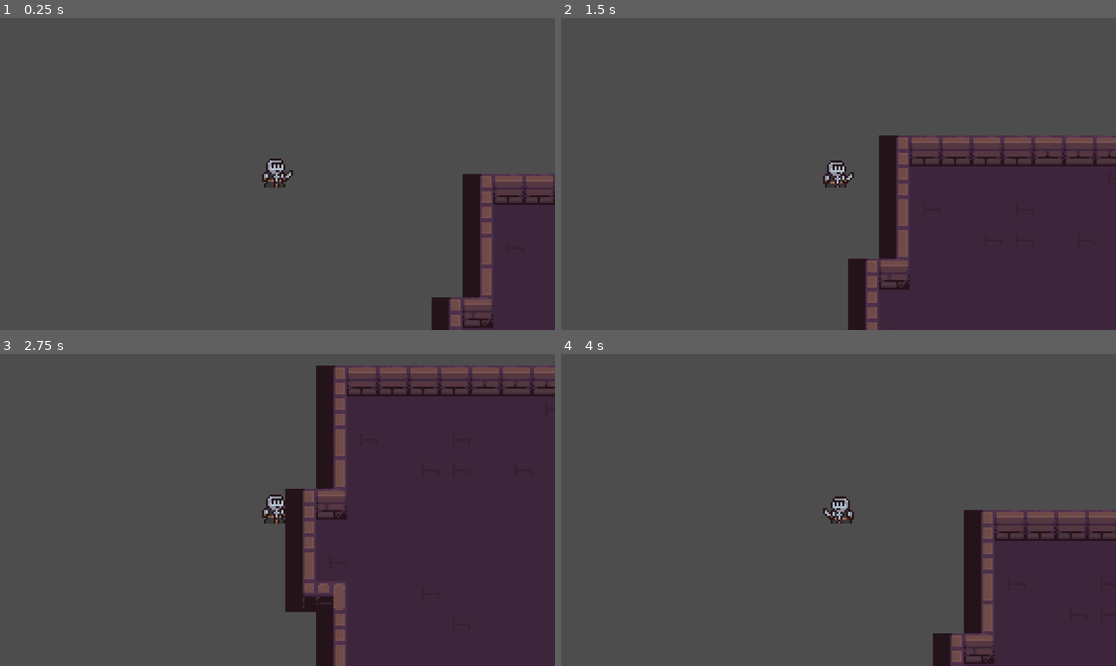
Above: before the commit, frames 1-4 (two rows, left to right).
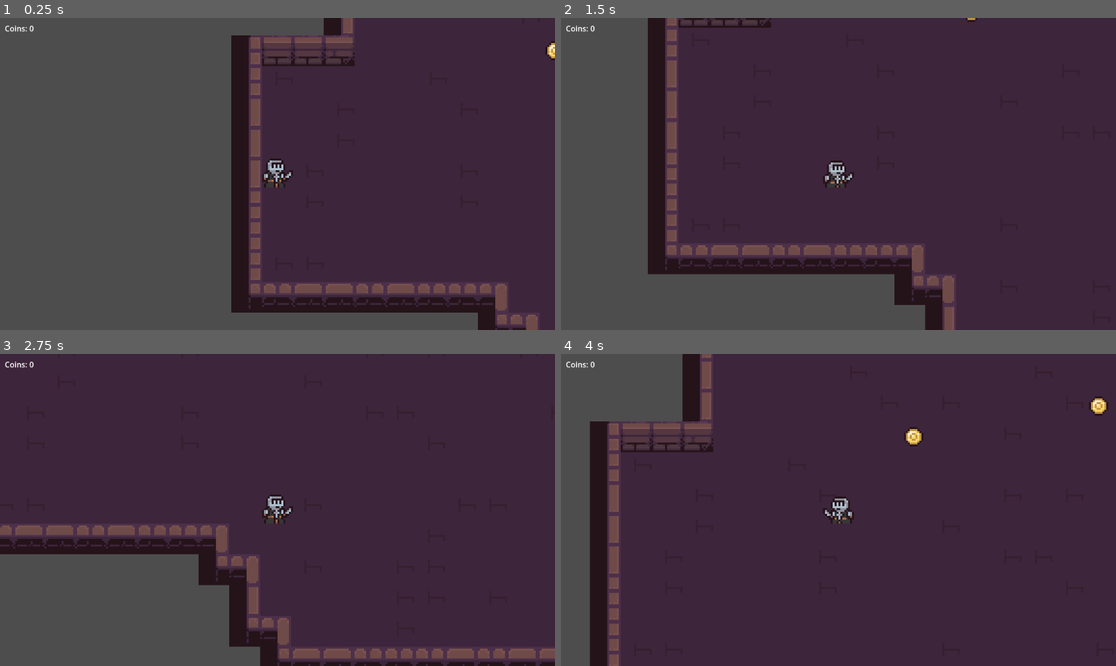
Above: after the commit, the same moments.

Repository: sharpoff/dungeon-game
Game: Godot game, scene res://scenes/world.tscn
Same seed, same stepped clock (60 frames per second), same inputs: the game is played once before the commit and once after it.
Inputs:
- Up to frame 1 (0.25 s): no input
- Up to frame 2 (1.5 s): hold D (right) 0.53-1.28 s; hold S (down) from 1.28 s (still down)
- Up to frame 3 (2.75 s): release S (down) at 2.03 s; hold D (right) from 2.03 s (still down)
- Up to frame 4 (4 s): release D (right) at 2.78 s; hold W (up) 2.78-3.53 s; hold A (left) from 3.53 s (still down)

The runs differ from the first frame. In frame 1, 49% of the frame differs, in the area x 0-100%, y 0-100%; in frame 2, 56%; in frame 3, 49%; in frame 4, 79%.

Commit message:
add level generation, level transition, coins, basic ui

Diff:
--- a/project.godot
+++ b/project.godot
@@ -10,17 +10,26 @@
 
 [application]
 
-config/name="dungeon_game"
-run/main_scene="uid://chq5f44507ndj"
+config/name="dungeon-game"
+run/main_scene="uid://de2mdl7i17wua"
 config/features=PackedStringArray("4.5", "Forward Plus")
+
+[autoload]
+
+GlobalVariables="*res://scripts/global_variables.gd"
 
 [file_customization]
 
 folder_colors={
 "res://assets/": "red",
+"res://resources/": "yellow",
 "res://scenes/": "blue",
 "res://scripts/": "green"
 }
+
+[global_group]
+
+player=""
 
 [input]
 
--- a/scenes/tileset.tres
+++ b/resources/tileset.tres
@@ -11,6 +11,7 @@
 0:0/0/terrains_peering_bit/right_side = 0
 0:0/0/terrains_peering_bit/bottom_right_corner = 0
 0:0/0/terrains_peering_bit/bottom_side = 0
+0:0/0/custom_data_1 = true
 0:1/0 = 0
 0:1/0/terrain_set = 0
 0:1/0/terrain = 0
@@ -20,6 +21,7 @@
 0:1/0/terrains_peering_bit/bottom_side = 0
 0:1/0/terrains_peering_bit/top_side = 0
 0:1/0/terrains_peering_bit/top_right_corner = 0
+0:1/0/custom_data_1 = true
 0:2/0 = 0
 0:2/0/terrain_set = 0
 0:2/0/terrain = 0
@@ -29,6 +31,7 @@
 0:2/0/terrains_peering_bit/bottom_side = 0
 0:2/0/terrains_peering_bit/top_side = 0
 0:2/0/terrains_peering_bit/top_right_corner = 0
+0:2/0/custom_data_1 = true
 0:3/0 = 0
 0:3/0/terrain_set = 0
 0:3/0/terrain = 0
@@ -38,6 +41,7 @@
 0:3/0/terrains_peering_bit/bottom_side = 0
 0:3/0/terrains_peering_bit/top_side = 0
 0:3/0/terrains_peering_bit/top_right_corner = 0
+0:3/0/custom_data_1 = true
 0:4/0 = 0
 0:4/0/terrain_set = 0
 0:4/0/terrain = 0
@@ -45,6 +49,7 @@
 0:4/0/terrains_peering_bit/right_side = 0
 0:4/0/terrains_peering_bit/top_side = 0
 0:4/0/terrains_peering_bit/top_right_corner = 0
+0:4/0/custom_data_1 = true
 1:0/0 = 0
 1:0/0/terrain_set = 0
 1:0/0/terrain = 0
@@ -54,6 +59,7 @@
 1:0/0/terrains_peering_bit/bottom_side = 0
 1:0/0/terrains_peering_bit/bottom_left_corner = 0
 1:0/0/terrains_peering_bit/left_side = 0
+1:0/0/custom_data_1 = true
 1:4/0 = 0
 1:4/0/terrain_set = 0
 1:4/0/terrain = 0
@@ -63,6 +69,7 @@
 1:4/0/terrains_peering_bit/top_left_corner = 0
 1:4/0/terrains_peering_bit/top_side = 0
 1:4/0/terrains_peering_bit/top_right_corner = 0
+1:4/0/custom_data_1 = true
 2:0/0 = 0
 2:0/0/terrain_set = 0
 2:0/0/terrain = 0
@@ -72,6 +79,7 @@
 2:0/0/terrains_peering_bit/bottom_side = 0
 2:0/0/terrains_peering_bit/bottom_left_corner = 0
 2:0/0/terrains_peering_bit/left_side = 0
+2:0/0/custom_data_1 = true
 2:4/0 = 0
 2:4/0/terrain_set = 0
 2:4/0/terrain = 0
@@ -81,6 +89,7 @@
 2:4/0/terrains_peering_bit/top_left_corner = 0
 2:4/0/terrains_peering_bit/top_side = 0
 2:4/0/terrains_peering_bit/top_right_corner = 0
+2:4/0/custom_data_1 = true
 3:0/next_alternative_id = 2
 3:0/0 = 0
 3:0/0/terrain_set = 0
@@ -93,6 +102,7 @@
 3:0/0/terrains_peering_bit/left_side = 0
 3:0/0/terrains_peering_bit/top_side = 0
 3:0/0/terrains_peering_bit/top_right_corner = 0
+3:0/0/custom_data_1 = true
 3:0/1 = 1
 3:0/1/flip_h = true
 3:0/1/terrain_set = 0
@@ -105,6 +115,7 @@
 3:0/1/terrains_peering_bit/left_side = 0
 3:0/1/terrains_peering_bit/top_left_corner = 0
 3:0/1/terrains_peering_bit/top_side = 0
+3:0/1/custom_data_1 = true
 3:4/0 = 0
 3:4/0/terrain_set = 0
 3:4/0/terrain = 0
@@ -114,6 +125,7 @@
 3:4/0/terrains_peering_bit/top_left_corner = 0
 3:4/0/terrains_peering_bit/top_side = 0
 3:4/0/terrains_peering_bit/top_right_corner = 0
+3:4/0/custom_data_1 = true
 4:0/0 = 0
 4:0/0/terrain_set = 0
 4:0/0/terrain = 0
@@ -123,6 +135,7 @@
 4:0/0/terrains_peering_bit/bottom_side = 0
 4:0/0/terrains_peering_bit/bottom_left_corner = 0
 4:0/0/terrains_peering_bit/left_side = 0
+4:0/0/custom_data_1 = true
 4:4/0 = 0
 4:4/0/terrain_set = 0
 4:4/0/terrain = 0
@@ -132,6 +145,7 @@
 4:4/0/terrains_peering_bit/top_left_corner = 0
 4:4/0/terrains_peering_bit/top_side = 0
 4:4/0/terrains_peering_bit/top_right_corner = 0
+4:4/0/custom_data_1 = true
 5:0/0 = 0
 5:0/0/terrain_set = 0
 5:0/0/terrain = 0
@@ -139,6 +153,7 @@
 5:0/0/terrains_peering_bit/bottom_side = 0
 5:0/0/terrains_peering_bit/bottom_left_corner = 0
 5:0/0/terrains_peering_bit/left_side = 0
+5:0/0/custom_data_1 = true
 5:1/0 = 0
 5:1/0/terrain_set = 0
 5:1/0/terrain = 0
@@ -148,6 +163,7 @@
 5:1/0/terrains_peering_bit/left_side = 0
 5:1/0/terrains_peering_bit/top_left_corner = 0
 5:1/0/terrains_peering_bit/top_side = 0
+5:1/0/custom_data_1 = true
 5:2/0 = 0
 5:2/0/terrain_set = 0
 5:2/0/terrain = 0
@@ -157,6 +173,7 @@
 5:2/0/terrains_peering_bit/left_side = 0
 5:2/0/terrains_peering_bit/top_left_corner = 0
 5:2/0/terrains_peering_bit/top_side = 0
+5:2/0/custom_data_1 = true
 5:3/0 = 0
 5:3/0/terrain_set = 0
 5:3/0/terrain = 0
@@ -166,6 +183,7 @@
 5:3/0/terrains_peering_bit/left_side = 0
 5:3/0/terrains_peering_bit/top_left_corner = 0
 5:3/0/terrains_peering_bit/top_side = 0
+5:3/0/custom_data_1 = true
 5:4/0 = 0
 5:4/0/terrain_set = 0
 5:4/0/terrain = 0
@@ -173,6 +191,7 @@
 5:4/0/terrains_peering_bit/left_side = 0
 5:4/0/terrains_peering_bit/top_left_corner = 0
 5:4/0/terrains_peering_bit/top_side = 0
+5:4/0/custom_data_1 = true
 4:5/0 = 0
 4:5/0/terrain_set = 0
 4:5/0/terrain = 0
@@ -184,6 +203,7 @@
 4:5/0/terrains_peering_bit/top_left_corner = 0
 4:5/0/terrains_peering_bit/top_side = 0
 4:5/0/terrains_peering_bit/top_right_corner = 0
+4:5/0/custom_data_1 = true
 5:5/0 = 0
 5:5/0/terrain_set = 0
 5:5/0/terrain = 0
@@ -195,6 +215,7 @@
 5:5/0/terrains_peering_bit/top_left_corner = 0
 5:5/0/terrains_peering_bit/top_side = 0
 5:5/0/terrains_peering_bit/top_right_corner = 0
+5:5/0/custom_data_1 = true
 2:2/0 = 0
 2:2/0/terrain_set = 0
 2:2/0/terrain = 0
@@ -207,6 +228,7 @@
 2:2/0/terrains_peering_bit/top_left_corner = 0
 2:2/0/terrains_peering_bit/top_side = 0
 2:2/0/terrains_peering_bit/top_right_corner = 0
+2:2/0/custom_data_0 = true
 3:2/0 = 0
 3:2/0/terrain_set = 0
 3:2/0/terrain = 0
@@ -218,6 +240,7 @@
 3:2/0/terrains_peering_bit/top_left_corner = 0
 3:2/0/terrains_peering_bit/top_side = 0
 3:2/0/terrains_peering_bit/top_right_corner = 0
+3:2/0/custom_data_0 = true
 8:7/0 = 0
 
 [resource]
@@ -226,4 +249,8 @@
 terrain_set_0/mode = 0
 terrain_set_0/terrain_0/name = "Room"
 terrain_set_0/terrain_0/color = Color(0.5, 0.34375, 0.25, 1)
+custom_data_layer_0/name = "ground"
+custom_data_layer_0/type = 1
+custom_data_layer_1/name = "wall"
+custom_data_layer_1/type = 1
 sources/0 = SubResource("TileSetAtlasSource_n6kfp")
--- /dev/null
+++ b/scenes/coin.tscn
@@ -0,0 +1,19 @@
+[gd_scene load_steps=4 format=3 uid="uid://dgm6o123l8bcc"]
+
+[ext_resource type="Script" uid="uid://t1fb5kl6g0h4" path="res://scripts/coin.gd" id="1_i64fm"]
+[ext_resource type="Texture2D" uid="uid://clxwk4c2rvqs1" path="res://assets/2D Pixel Dungeon Asset Pack/items and trap_animation/coin/coin_1.png" id="1_rwqht"]
+
+[sub_resource type="RectangleShape2D" id="RectangleShape2D_i64fm"]
+size = Vector2(12, 12)
+
+[node name="Coin" type="Area2D"]
+script = ExtResource("1_i64fm")
+
+[node name="CollisionShape2D" type="CollisionShape2D" parent="."]
+shape = SubResource("RectangleShape2D_i64fm")
+
+[node name="Sprite2D" type="Sprite2D" parent="."]
+z_index = 2
+texture = ExtResource("1_rwqht")
+
+[connection signal="body_entered" from="." to="." method="_on_body_entered"]
--- /dev/null
+++ b/scenes/game_manager.tscn
@@ -0,0 +1,6 @@
+[gd_scene load_steps=2 format=3 uid="uid://crprb2a1bm15g"]
+
+[ext_resource type="Script" uid="uid://cqd6we821guuu" path="res://scripts/game_manager.gd" id="1_uwrxv"]
+
+[node name="GameManager" type="Node"]
+script = ExtResource("1_uwrxv")
--- /dev/null
+++ b/scenes/level_exit.tscn
@@ -0,0 +1,20 @@
+[gd_scene load_steps=4 format=3 uid="uid://v6glxlr1n6sb"]
+
+[ext_resource type="Script" uid="uid://b2siuu6sak4h1" path="res://scripts/level_exit.gd" id="1_3xln6"]
+[ext_resource type="Texture2D" uid="uid://djsp7wwvnchpb" path="res://assets/2D Pixel Dungeon Asset Pack/character and tileset/Dungeon_Tileset.png" id="1_lpw2s"]
+
+[sub_resource type="RectangleShape2D" id="RectangleShape2D_tvabn"]
+size = Vector2(16, 16)
+
+[node name="LevelExit" type="Area2D"]
+script = ExtResource("1_3xln6")
+
+[node name="CollisionShape2D" type="CollisionShape2D" parent="."]
+shape = SubResource("RectangleShape2D_tvabn")
+
+[node name="Sprite2D" type="Sprite2D" parent="."]
+texture = ExtResource("1_lpw2s")
+region_enabled = true
+region_rect = Rect2(128, 48, 16, 16)
+
+[connection signal="body_entered" from="." to="." method="_on_body_entered"]
--- a/scenes/map_generator.tscn
+++ b/scenes/map_generator.tscn
@@ -1,10 +1,6 @@
-[gd_scene load_steps=3 format=3 uid="uid://d06r13fjo0tjf"]
+[gd_scene load_steps=2 format=3 uid="uid://d06r13fjo0tjf"]
 
 [ext_resource type="Script" uid="uid://bps8dqij7voj" path="res://scripts/map_generator.gd" id="1_qw5ad"]
-[ext_resource type="TileSet" uid="uid://e8fbk8on8ay2" path="res://scenes/tileset.tres" id="2_g3i74"]
 
 [node name="MapGenerator" type="Node"]
 script = ExtResource("1_qw5ad")
-
-[node name="TileMap" type="TileMapLayer" parent="."]
-tile_set = ExtResource("2_g3i74")
--- a/scenes/player.tscn
+++ b/scenes/player.tscn
@@ -45,7 +45,7 @@
 "speed": 5.0
 }]
 
-[node name="Player" type="CharacterBody2D"]
+[node name="Player" type="CharacterBody2D" groups=["player"]]
 script = ExtResource("1_3vyb7")
 
 [node name="CollisionShape2D" type="CollisionShape2D" parent="."]
@@ -53,6 +53,7 @@
 shape = SubResource("RectangleShape2D_ur7pv")
 
 [node name="AnimatedSprite2D" type="AnimatedSprite2D" parent="."]
+z_index = 3
 sprite_frames = SubResource("SpriteFrames_f1ej7")
 animation = &"idle"
 autoplay = "idle"
--- /dev/null
+++ b/scenes/ui/exit_play_buttons_ui.tscn
@@ -0,0 +1,18 @@
+[gd_scene load_steps=2 format=3 uid="uid://b1b12m6kvj4e7"]
+
+[ext_resource type="Script" uid="uid://qsnew3mc5xny" path="res://scripts/ui/exit_play_buttons_ui.gd" id="1_se0di"]
+
+[node name="ExitPlayButtonsUi" type="HBoxContainer"]
+alignment = 1
+script = ExtResource("1_se0di")
+
+[node name="Play" type="Button" parent="."]
+layout_mode = 2
+text = "Play again"
+
+[node name="Exit" type="Button" parent="."]
+layout_mode = 2
+text = "Exit"
+
+[connection signal="pressed" from="Play" to="." method="_on_play_pressed"]
+[connection signal="pressed" from="Exit" to="." method="_on_exit_pressed"]
--- a/scenes/world.tscn
+++ b/scenes/world.tscn
@@ -1,11 +1,149 @@
-[gd_scene load_steps=3 format=3 uid="uid://chq5f44507ndj"]
+[gd_scene load_steps=6 format=3 uid="uid://de2mdl7i17wua"]
 
-[ext_resource type="PackedScene" uid="uid://b2krvs07x6giu" path="res://scenes/player.tscn" id="3_4wyf3"]
+[ext_resource type="PackedScene" uid="uid://crprb2a1bm15g" path="res://scenes/game_manager.tscn" id="1_rwgxs"]
+[ext_resource type="TileSet" uid="uid://e8fbk8on8ay2" path="res://resources/tileset.tres" id="3_4wyf3"]
+[ext_resource type="PackedScene" uid="uid://b2krvs07x6giu" path="res://scenes/player.tscn" id="4_71j4m"]
 [ext_resource type="PackedScene" uid="uid://d06r13fjo0tjf" path="res://scenes/map_generator.tscn" id="4_k0juu"]
+[ext_resource type="PackedScene" uid="uid://b1b12m6kvj4e7" path="res://scenes/ui/exit_play_buttons_ui.tscn" id="5_71j4m"]
 
 [node name="World" type="Node"]
 
-[node name="Player" parent="." instance=ExtResource("3_4wyf3")]
+[node name="MapGenerator" parent="." node_paths=PackedStringArray("tile_map", "game_manager") instance=ExtResource("4_k0juu")]
+tile_map = NodePath("../TileMapLayer")
+game_manager = NodePath("../GameManager")
+map_size = Vector2i(40, 20)
+room_min_size = 8
+room_max_size = 11
+room_gen_iterations = 50
+
+[node name="GameManager" parent="." node_paths=PackedStringArray("world", "player", "map_generator", "coins_count_label", "general_ui", "win_ui", "lose_ui") instance=ExtResource("1_rwgxs")]
+world = NodePath("..")
+player = NodePath("../Player")
+map_generator = NodePath("../MapGenerator")
+coins_count_label = NodePath("../UI/General/MarginContainer/VBoxContainer/CoinsCount")
+general_ui = NodePath("../UI/General")
+win_ui = NodePath("../UI/Win")
+lose_ui = NodePath("../UI/Lose")
+
+[node name="TileMapLayer" type="TileMapLayer" parent="."]
+tile_set = ExtResource("3_4wyf3")
+
+[node name="Player" parent="." instance=ExtResource("4_71j4m")]
+visible = false
 collision_mask = 7
 
-[node name="MapGenerator" parent="." instance=ExtResource("4_k0juu")]
+[node name="UI" type="CanvasLayer" parent="."]
+
+[node name="General" type="Control" parent="UI"]
+layout_mode = 3
+anchors_preset = 15
+anchor_right = 1.0
+anchor_bottom = 1.0
+grow_horizontal = 2
+grow_vertical = 2
+
+[node name="MarginContainer" type="MarginContainer" parent="UI/General"]
+layout_mode = 1
+anchors_preset = 15
+anchor_right = 1.0
+anchor_bottom = 1.0
+grow_horizontal = 2
+grow_vertical = 2
+theme_override_constants/margin_left = 10
+theme_override_constants/margin_top = 10
+theme_override_constants/margin_right = 10
+theme_override_constants/margin_bottom = 10
+
+[node name="VBoxContainer" type="VBoxContainer" parent="UI/General/MarginContainer"]
+layout_mode = 2
+
+[node name="CoinsCount" type="Label" parent="UI/General/MarginContainer/VBoxContainer"]
+layout_mode = 2
+text = "Coins: 0"
+
+[node name="Win" type="Control" parent="UI"]
+visible = false
+layout_mode = 3
+anchors_preset = 15
+anchor_right = 1.0
+anchor_bottom = 1.0
+grow_horizontal = 2
+grow_vertical = 2
+
+[node name="ColorRect" type="ColorRect" parent="UI/Win"]
+layout_mode = 1
+anchors_preset = 15
+anchor_right = 1.0
+anchor_bottom = 1.0
+grow_horizontal = 2
+grow_vertical = 2
+color = Color(0.13682577, 0.13682574, 0.13682571, 0.3647059)
+
+[node name="MarginContainer" type="MarginContainer" parent="UI/Win"]
+layout_mode = 1
+anchors_preset = 15
+anchor_right = 1.0
+anchor_bottom = 1.0
+grow_horizontal = 2
+grow_vertical = 2
+theme_override_constants/margin_left = 10
+theme_override_constants/margin_top = 10
+theme_override_constants/margin_right = 10
+theme_override_constants/margin_bottom = 10
+
+[node name="VBoxContainer" type="VBoxContainer" parent="UI/Win/MarginContainer"]
+layout_mode = 2
+alignment = 1
+
+[node name="WinLabel" type="Label" parent="UI/Win/MarginContainer/VBoxContainer"]
+layout_mode = 2
+text = "Congratulations!
+You win!"
+horizontal_alignment = 1
+
+[node name="HBoxContainer" parent="UI/Win/MarginContainer/VBoxContainer" node_paths=PackedStringArray("game_manager") instance=ExtResource("5_71j4m")]
+layout_mode = 2
+game_manager = NodePath("../../../../../GameManager")
+
+[node name="Lose" type="Control" parent="UI"]
+visible = false
+layout_mode = 3
+anchors_preset = 15
+anchor_right = 1.0
+anchor_bottom = 1.0
+grow_horizontal = 2
+grow_vertical = 2
+
+[node name="ColorRect" type="ColorRect" parent="UI/Lose"]
+layout_mode = 1
+anchors_preset = 15
+anchor_right = 1.0
+anchor_bottom = 1.0
+grow_horizontal = 2
+grow_vertical = 2
+color = Color(0.13682577, 0.13682574, 0.13682571, 0.3647059)
+
+[node name="MarginContainer" type="MarginContainer" parent="UI/Lose"]
+layout_mode = 1
+anchors_preset = 15
+anchor_right = 1.0
+anchor_bottom = 1.0
+grow_horizontal = 2
+grow_vertical = 2
+theme_override_constants/margin_left = 10
+theme_override_constants/margin_top = 10
+theme_override_constants/margin_right = 10
+theme_override_constants/margin_bottom = 10
+
+[node name="VBoxContainer" type="VBoxContainer" parent="UI/Lose/MarginContainer"]
+layout_mode = 2
+alignment = 1
+
+[node name="LoseLabel" type="Label" parent="UI/Lose/MarginContainer/VBoxContainer"]
+layout_mode = 2
+text = "Game over"
+horizontal_alignment = 1
+
+[node name="HBoxContainer" parent="UI/Lose/MarginContainer/VBoxContainer" node_paths=PackedStringArray("game_manager") instance=ExtResource("5_71j4m")]
+layout_mode = 2
+game_manager = NodePath("../../../../../GameManager")
--- /dev/null
+++ b/scripts/coin.gd
@@ -0,0 +1,9 @@
+extends Area2D
+class_name Coin
+
+@export var game_manager: GameManager
+
+func _on_body_entered(body: Node2D) -> void:
+	if body.is_in_group("player"):
+		game_manager.increase_coins()
+		queue_free()
--- /dev/null
+++ b/scripts/game_manager.gd
@@ -0,0 +1,77 @@
+extends Node
+class_name GameManager
+
+@export var world: Node
+@export var player: Player
+@export var map_generator: MapGenerator
+
+@export var coins_count_label: Label
+@export var general_ui: Control
+@export var win_ui: Control
+@export var lose_ui: Control
+
+@onready var _coin_res = preload("res://scenes/coin.tscn")
+@onready var _level_exit_res = preload("res://scenes/level_exit.tscn")
+
+var _coins: int = 0
+
+func _ready() -> void:
+	start_game()
+
+func start_game() -> void:
+	map_generator.clear_map()
+	map_generator.generate_map()
+
+	# wait for deffered generation to complete
+	await get_tree().process_frame
+
+	player.show()
+	player.process_mode = Node.PROCESS_MODE_ALWAYS
+
+	general_ui.show()
+	win_ui.hide()
+	lose_ui.hide()
+
+	_coins = 0
+	coins_count_label.text = "Coins: " + str(_coins)
+
+func end_game() -> void:
+	player.process_mode = Node.PROCESS_MODE_DISABLED
+	general_ui.hide()
+	if player.is_alive: # lose
+		win_ui.hide()
+		lose_ui.show()
+	elif _coins == GlobalVariables.coins_to_win: # win
+		win_ui.show()
+		lose_ui.hide()
+	else: # error
+		print_debug("end_game error")
+
+func exit() -> void:
+	get_tree().quit()
+
+func change_level() -> void:
+	map_generator.clear_map()
+	map_generator.generate_map()
+
+func increase_coins() -> void:
+	_coins += 1
+	coins_count_label.text = "Coins: " + str(_coins)
+
+	if _coins >= GlobalVariables.coins_to_win:
+		end_game()
+
+func get_player() -> CharacterBody2D:
+	return player
+
+func create_coin(pos: Vector2i) -> void:
+	var coin: Coin = _coin_res.instantiate()
+	coin.game_manager = self
+	coin.position = pos
+	world.add_child.call_deferred(coin)
+
+func create_level_exit(pos: Vector2i) -> void:
+	var level_exit: LevelExit = _level_exit_res.instantiate()
+	level_exit.game_manager = self
+	level_exit.position = pos
+	world.add_child.call_deferred(level_exit)
--- /dev/null
+++ b/scripts/global_variables.gd
@@ -0,0 +1,5 @@
+extends Node
+
+const coin_spawn_chance = 0.01
+const per_level_coins = 5
+const coins_to_win = 5
--- /dev/null
+++ b/scripts/level_exit.gd
@@ -0,0 +1,8 @@
+extends Area2D
+class_name LevelExit
+
+@export var game_manager: GameManager
+
+func _on_body_entered(body: Node2D) -> void:
+	if body.is_in_group("player"):
+		game_manager.change_level()
--- a/scripts/map_generator.gd
+++ b/scripts/map_generator.gd
@@ -1,29 +1,44 @@
-# Algorithm is based on https://journal.stuffwithstuff.com/2014/12/21/rooms-and-mazes/
-
 extends Node
 class_name MapGenerator
 
-const ROOM_TERRAIN_SET: int = 0
-const ROOM_TERRAIN: int = 0
+@export var tile_map: TileMapLayer
+@export var game_manager: GameManager
 
-@onready var tile_map: TileMapLayer = $TileMap
+@export var map_size: Vector2i = Vector2i(40, 40)
+@export_range(0, 100, 3) var room_min_size: int = 5
+@export_range(0, 100, 3) var room_max_size: int = 8
+@export_range(0, 100) var room_gen_iterations: int = 30 # how many times to try to generate a room
+
+@export_range(0, 100) var ROOM_TERRAIN_SET: int = 0
+@export_range(0, 100) var ROOM_TERRAIN: int = 0
+
 @onready var tile_size: Vector2i = tile_map.tile_set.tile_size
+var rng = RandomNumberGenerator.new()
 
-@export var map_size: Vector2i = Vector2i(20, 20)
-@export var room_min_size: int = 3
-@export var room_max_size: int = 5
-@export var room_gen_iterations: int = 10 # how many times to try to generate a room
+func clear_map() -> void:
+	tile_map.clear()
 
-func _ready() -> void:
-	generate_map()
+# Algorithm is based on https://github.com/munificent/hauberk/blob/db360d9efa714efb6d937c31953ef849c7394a39/lib/src/content/dungeon.dart
+func generate_map() -> void:
+	_generate_rooms()
+	_place_coins()
 
-func generate_map() -> void:
-	var rng = RandomNumberGenerator.new()
+	var max_cell: Vector2i = _find_max_cell()
+	var min_cell: Vector2i = _find_min_cell()
+	var right_middle_cell = Vector2i(max_cell.x, _find_middle_y(max_cell.x))
+	var left_middle_cell = Vector2i(min_cell.x, _find_middle_y(min_cell.x))
+
+	var level_exit_position = _get_cell_global_position(right_middle_cell)
+	var spawn_position = _get_cell_global_position(left_middle_cell)
+	game_manager.create_level_exit(level_exit_position)
+	game_manager.get_player().position = spawn_position
+
+func _generate_rooms() -> void:
+	var cells: Array[Vector2i] = []
 	var rooms: Array[Rect2i] = []
-	var cells: Array[Vector2i] = []
 
-	for iter in range(room_gen_iterations):
-		var size = rng.randi_range(room_min_size, room_min_size + room_max_size)
+	for iteration in range(room_gen_iterations):
+		var size = rng.randi_range(room_min_size, room_max_size)
 		var width = size
 		var height = size
 
@@ -37,15 +52,18 @@
 		var y = rng.randi_range(0, map_size.y - height)
 
 		var new_room: Rect2i = Rect2i(x, y, width, height)
+		# leave some space for overlap checks
+		var new_room_padded = _get_rect_padded(new_room, 1)
 
 		# check rooms overlap
-		var overlaps: bool = false
+		var skip: bool = false
 		for room in rooms:
-			if new_room.encloses(room):
-				overlaps = true
+			if !new_room_padded.intersects(room):
+				# no intersection - skip adding room
+				skip = true
 				break
 
-		if overlaps:
+		if skip:
 			continue
 
 		rooms.append(new_room)
@@ -55,4 +73,69 @@
 			for j in range(new_room.position.y, new_room.position.y + new_room.size.y):
 				cells.append(Vector2i(i, j))
 
+	_set_terrain_cells(cells)
+
+func _find_max_cell() -> Vector2i:
+	var max_cell: Vector2 = Vector2(-INF, -INF)
+	for cell in tile_map.get_used_cells():
+		if _is_tile_ground(cell):
+			max_cell.x = max(max_cell.x, cell.x)
+			max_cell.y = max(max_cell.y, cell.y)
+
+	return max_cell
+
+func _find_min_cell() -> Vector2i:
+	var min_cell: Vector2 = Vector2(INF, INF)
+	for cell in tile_map.get_used_cells():
+		if _is_tile_ground(cell):
+			min_cell.x = min(min_cell.x, cell.x)
+			min_cell.y = min(min_cell.y, cell.y)
+
+	return min_cell
+
+func _find_middle_y(x: int) -> int:
+	var max_y: float = -INF
+	var min_y: float = INF
+	for cell in tile_map.get_used_cells():
+		if cell.x == x and _is_tile_ground(cell):
+			min_y = min(min_y, cell.y)
+			max_y = max(max_y, cell.y)
+
+	return int(floor(min_y + (max_y - min_y) / 2.0))
+
+# randomly place coins on ground tiles
+func _place_coins() -> void:
+	var spawned_coins = 0
+
+	while spawned_coins < GlobalVariables.per_level_coins:
+		for tile_map_cell in tile_map.get_used_cells():
+			if spawned_coins >= GlobalVariables.per_level_coins:
+				break
+			if _is_tile_ground(tile_map_cell):
+				if randf() < GlobalVariables.coin_spawn_chance:
+					var global_tile_center = tile_map_cell * tile_size + tile_size / 2
+					game_manager.create_coin(global_tile_center)
+					spawned_coins += 1
+
+func _is_tile_ground(tile_pos: Vector2i) -> bool:
+	var tile_data = tile_map.get_cell_tile_data(tile_pos)
+	if tile_data:
+		return tile_data.get_custom_data("ground")
+	return false
+
+func _is_tile_empty(tile_pos: Vector2i) -> bool:
+	return tile_map.get_cell_source_id(tile_pos) == -1
+
+func _get_rect_padded(rect: Rect2i, padding: int) -> Rect2i:
+	var padded_rect = rect
+	padded_rect.position.x -= padding
+	padded_rect.position.y -= padding
+	padded_rect.size.x += padding
+	padded_rect.size.y += padding
+	return padded_rect
+
+func _set_terrain_cells(cells: Array[Vector2i]) -> void:
 	tile_map.set_cells_terrain_connect(cells, ROOM_TERRAIN_SET, ROOM_TERRAIN)
+
+func _get_cell_global_position(cell: Vector2i) -> Vector2i:
+	return cell * tile_size + tile_size / 2
--- a/scripts/player.gd
+++ b/scripts/player.gd
@@ -1,7 +1,10 @@
 extends CharacterBody2D
+class_name Player
 
 const SPEED = 100.0
 @onready var animated_sprite: AnimatedSprite2D = $AnimatedSprite2D
+
+var is_alive: bool = true
 
 func _unhandled_input(_event: InputEvent) -> void:
 	if Input.is_action_just_pressed("exit"):
--- /dev/null
+++ b/scripts/ui/exit_play_buttons_ui.gd
@@ -0,0 +1,9 @@
+extends HBoxContainer
+
+@export var game_manager: GameManager
+
+func _on_play_pressed() -> void:
+	game_manager.start_game()
+
+func _on_exit_pressed() -> void:
+	game_manager.exit()
Not shown, added: scripts/coin.gd.uid
Not shown, added: scripts/game_manager.gd.uid
Not shown, added: scripts/global_variables.gd.uid
Not shown, added: scripts/level_exit.gd.uid
Not shown, added: scripts/ui/exit_play_buttons_ui.gd.uid
